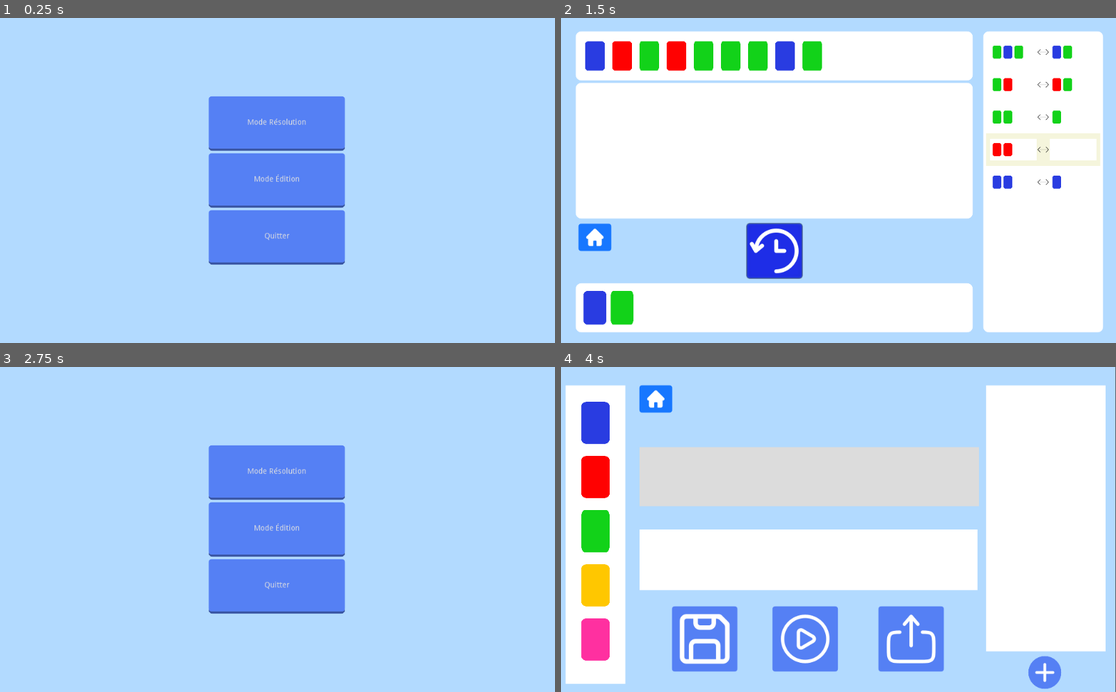
Above: before the commit, frames 1-4 (two rows, left to right).
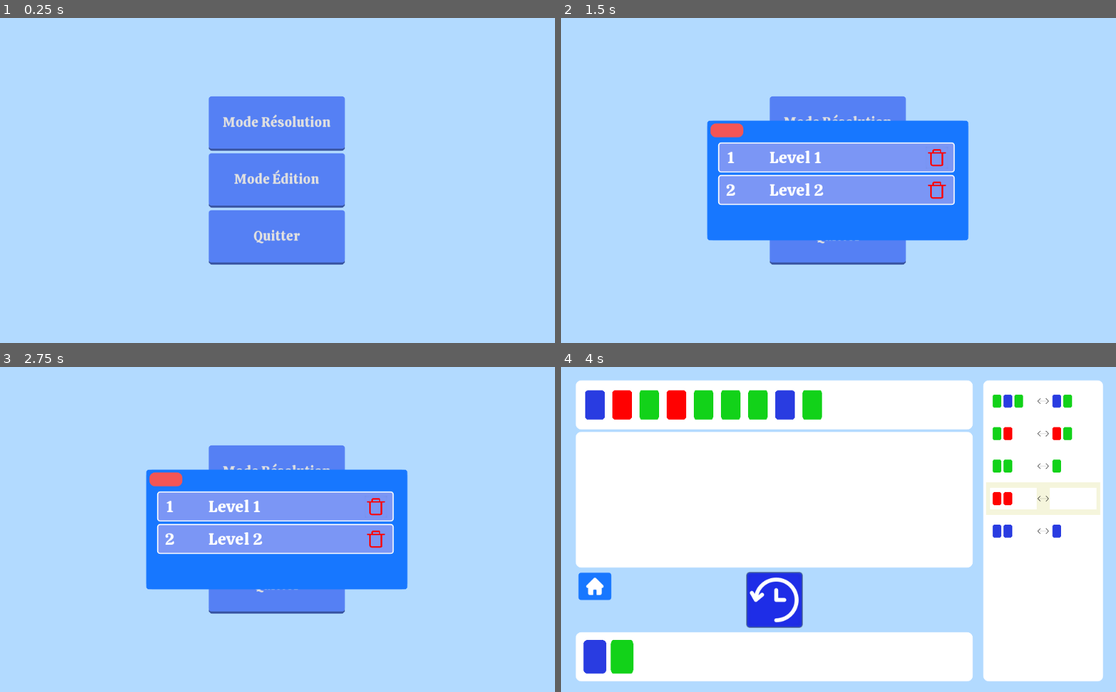
Above: after the commit, the same moments.

Repository: Pertatis/ProjetDomino
Game: Godot game, scene res://Scenes/Menus/MainMenu.tscn
Same seed, same stepped clock (60 frames per second), same inputs: the game is played once before the commit and once after it.
Inputs (mouse positions are in pixels of both pictures, inside the frame that each line leads up to):
- Up to frame 1 (0.25 s): no input
- Up to frame 2 (1.5 s): click "Mode Résolution" at 0.5 s; click (771, 252) at 1.27 s
- Up to frame 3 (2.75 s): click (33, 588) at 2.02 s
- Up to frame 4 (4 s): click "Mode Édition" at 2.75 s; click (771, 601) at 3.52 s

The runs differ from the first frame. In frame 1, 0.9% of the frame differs, in the area x 40-60%, y 29-70%; in frame 2, 77%, in the area x 2-98%, y 4-97%; in frame 3, 17%; in frame 4, 58%.

Commit message:
added  loading and saving

Diff:
--- a/Global.gd
+++ b/Global.gd
@@ -1,4 +1,7 @@
 extends Node
+
+const SAVE_DIR = "user://saves/"
+const SAVE_EXTENSION = ".save"
 
 var domino_blue:PackedScene = preload("res://Scenes/Domino/DominoPalette/DominoPaletteBleu.tscn")
 var domino_red:PackedScene = preload("res://Scenes/Domino/DominoPalette/DominoPaletteRouge.tscn")
@@ -15,9 +18,56 @@
 var level1:Dictionary
 var level2:Dictionary
 
+var save_nbr: int = 0
+# Liste pour stocker les noms de fichiers
+var save_files = []
+
 func _ready():
+
+	count_saves()
+	list_saves()
 	make_level1()
 	make_level2()
+
+func list_saves():
+	save_files = []
+
+	var dir = Directory.new()
+
+	if dir.open(SAVE_DIR) == OK:
+		dir.list_dir_begin()
+		var file_name = dir.get_next()
+
+		while file_name != "":
+			if dir.current_is_dir() == false and file_name.ends_with(SAVE_EXTENSION):
+				save_files.append(file_name.rsplit(".save")[0])
+
+			file_name = dir.get_next()
+		dir.list_dir_end()
+	else:
+		print("Failed to open save directory")
+
+	# Afficher les fichiers de sauvegarde
+#	for save_file in save_files:
+#		print(save_file)
+
+func load_game(file_name):
+	var file_path = SAVE_DIR + file_name + SAVE_EXTENSION
+	var file = File.new()
+	var err = file.open(file_path, File.READ)
+	if err == OK:
+		var save_data = file.get_var()
+		file.close()
+		print("Level loaded from slot", save_data)
+		# Tu peux ajouter du code ici pour utiliser les données de sauvegarde
+		return save_data
+	else:
+		print("Failed to load level:", err)
+		print("File path:", file_path)
+
+		for level in levels_created:
+			if level["Name"] == file_name:
+				return level
 
 func get_color(filename):
 	if "Bleu" in filename:
@@ -117,6 +167,9 @@
 	level1["Base"]=one.duplicate()
 	level1["Obj"]=two.duplicate()
 	level1["Reg"]=regles.duplicate()
+	level1["Name"] = "Level 1"
+
+	levels_created.append(level1.duplicate())
 
 	return level1
 
@@ -153,6 +206,8 @@
 	level2["Base"]=one.duplicate()
 	level2["Obj"]=two.duplicate()
 	level2["Reg"]=regles.duplicate()
+	level2["Name"] = "Level 2"
+	levels_created.append(level2.duplicate())
 
 	return level2
 
@@ -162,3 +217,17 @@
 		if item.strip_edges() != "":
 			new_arr.append(item)
 	return new_arr
+
+
+func count_saves():
+	var dir = Directory.new()
+	if dir.open(SAVE_DIR) == OK:
+		dir.list_dir_begin()
+		var file_name = dir.get_next()
+		while file_name != "":
+			if file_name.ends_with(SAVE_EXTENSION):
+				save_nbr += 1
+			file_name = dir.get_next()
+		dir.list_dir_end()
+	else:
+		print("Failed to open save directory")
--- a/Scenes/Edition.gd
+++ b/Scenes/Edition.gd
@@ -18,6 +18,10 @@
 const max_nb_domino_par_cote_regle = 4
 const distance_domino = 47
 
+const MAX_SAVES = 10
+const SAVE_DIR = "user://saves/"
+const SAVE_EXTENSION = ".save"
+
 # --------- Variables ---------
 var regle_select:int = -1
 var base:bool = false
@@ -27,14 +31,16 @@
 var base_dominos:Array
 var objectif_dominos:Array
 
+
 # --------- Select base ---------
 func _ready():
+	$LoadMenu.hide()
 	base = true
 	$"%PanelBase".color = Color.gainsboro
 	if not Global.current_level.empty():
 		# TEMPORAIRE NE DOIT PAS FAIRE CA
 		test = Global.current_level
-		_on_BCharger_pressed()
+		remplir_niveau()
 
 # --------- Signal handlers palette ---------
 func _on_DominoPaletteBleu_click_domino_bleu():
@@ -192,69 +198,15 @@
 # --------- Signal handler save level ---------
 # sauvegarde dans save, test, et rajoute au niveaux créés
 func _on_BSauvegarder_pressed():
-	test = {}
-	var temp:Array
-	var regles:Array = []
-	var save = {}
-	save["Base"] = base_dominos.duplicate()
-	save["Obj"] = objectif_dominos.duplicate()
-	for child in $"%PanelRegles".get_children():
-		if not (child is Position2D):
-			temp = []
-			temp.append(child.cote_gauche)
-			temp.append(child.cote_droit)
-			regles.append(temp)
-	save["Reg"] = regles.duplicate()
-	test = save.duplicate()
-	Global.levels_created.append(save)
+	$PopupDialog/TextEdit.text = ''
+	$PopupDialog.popup_centered()
 
 # charge un niveau depuis la variable test actuellement, doit charger depuis une save ou une
 func _on_BCharger_pressed():
-	if test != null:
-		var instance
-		supprimer_tout()
-		#Ajoute la base
-		for domino in test["Base"]:
-			instance = Global.get_domino(self,domino)
-			instance.position = $"%BasePoint".position + (Vector2.RIGHT * distance_domino * ($"%PanelBase".get_child_count() - 1))
-			$"%PanelBase".add_child(instance)
-			base_dominos.append(Global.get_color(instance.filename))
-
-		#Ajoute l'objectif
-		for domino in test["Obj"]:
-			instance = Global.get_domino(self,domino)
-			instance.position = $"%ObjectifPoint".position + (Vector2.RIGHT * distance_domino * ($"%PanelObjectif".get_child_count() - 1))
-			$"%PanelObjectif".add_child(instance)
-			objectif_dominos.append(Global.get_color(instance.filename))
-
-		#Ajoute les regles
-
-		# Chaque regle
-		for regle in test["Reg"]:
-			#Instancie la scène de la regle (signaux + position)
-			var instance_regle = regle_inst.instance()
-			instance_regle.position = $"%ReglePoint".position + (Vector2.DOWN * 60 * ($"%PanelRegles".get_child_count() - 1))
-			instance_regle.connect("regle_activer",self,"regle_activer_handle")
-			instance_regle.connect("regle_supprimer",self,"regle_supprimer_handle")
-			instance_regle.connect("regle_supp_domino",self,"regle_supp_domino_handle")
-			#recupère les enfants de la scene pour avoir coté droit et gauche
-			var sous_regle = instance_regle.get_children()[0].get_children()
-			#cote gauche
-			for domino in regle[0]:
-				instance = Global.get_domino(self,domino)
-				instance.position = sous_regle[1].get_children()[1].position + (Vector2.RIGHT * 10 * (sous_regle[1].get_child_count() - 2))
-				instance.scale = Vector2(0.15,0.15)
-				sous_regle[1].add_child(instance)
-				instance_regle.cote_gauche.append(Global.get_color(instance.filename))
-			#cote droit
-			for domino in regle[1]:
-				instance = Global.get_domino(self,domino)
-				instance.position = sous_regle[3].get_children()[1].position + (Vector2.RIGHT * 10 * (sous_regle[3].get_child_count() - 2))
-				instance.scale = Vector2(0.15,0.15)
-				sous_regle[3].add_child(instance)
-				instance_regle.cote_droit.append(Global.get_color(instance.filename))
-
-			$"%PanelRegles".add_child(instance_regle)
+
+	$LoadMenu.popup_centered()
+
+
 # --------- Signal handler delete domino ---------
 func supp_domino_handle(id, parent):
 	var child_to_remove = parent.get_child(id)
@@ -382,3 +334,118 @@
 	var error = get_tree().change_scene("res://Scenes/Menus/MainMenu.tscn")
 	if error != OK :
 			print("Failed to change scene", error)
+
+func save_game(save):
+	# Ensure the save directory exists
+	var dir = Directory.new()
+	if not dir.dir_exists(SAVE_DIR):
+		var err = dir.make_dir_recursive(SAVE_DIR)
+		if err != OK:
+			print("Failed to create save directory:", err)
+			return
+
+	if Global.save_nbr <= MAX_SAVES:
+		var file_path = SAVE_DIR + save["Name"] + SAVE_EXTENSION
+		var file = File.new()
+		var err = file.open(file_path, File.WRITE)
+		if err == OK:
+			file.store_var(save)
+			file.close()
+			print("Level saved to slot", save)
+		else:
+			print("Failed to save level:", err)
+			print("File path:", file_path)
+	else:
+		print("Maximum number of saves reached")
+
+
+
+func _on_Confirm_pressed():
+
+	$PopupDialog.hide()
+
+	test = {}
+	var temp:Array
+	var regles:Array = []
+	var save = {}
+	if base_dominos.empty() and objectif_dominos.empty():
+		return
+	save["Name"] = $PopupDialog/TextEdit.text
+	save["Base"] = base_dominos.duplicate()
+	save["Obj"] = objectif_dominos.duplicate()
+	for child in $"%PanelRegles".get_children():
+		if not (child is Position2D):
+			temp = []
+			temp.append(child.cote_gauche)
+			temp.append(child.cote_droit)
+			regles.append(temp)
+
+	save["Reg"] = regles.duplicate()
+	test = save.duplicate()
+
+	save_game(save)
+
+	print(save)
+
+#	Global.levels_created.append(save)
+	Global.list_saves()
+	$LoadMenu.draw_levels()
+
+func _on_Undo_pressed():
+	$PopupDialog.hide()
+
+
+func _on_LoadMenu_niveau_selectionne(nom):
+	$LoadMenu.draw_levels()
+	test = Global.load_game(nom)
+
+	if test != null:
+		remplir_niveau()
+		$LoadMenu.hide()
+func remplir_niveau():
+		var instance
+		supprimer_tout()
+		#Ajoute la base
+		for domino in test["Base"]:
+			instance = Global.get_domino(self,domino)
+			instance.position = $"%BasePoint".position + (Vector2.RIGHT * distance_domino * ($"%PanelBase".get_child_count() - 1))
+			$"%PanelBase".add_child(instance)
+			base_dominos.append(Global.get_color(instance.filename))
+
+		#Ajoute l'objectif
+		for domino in test["Obj"]:
+			instance = Global.get_domino(self,domino)
+			instance.position = $"%ObjectifPoint".position + (Vector2.RIGHT * distance_domino * ($"%PanelObjectif".get_child_count() - 1))
+			$"%PanelObjectif".add_child(instance)
+			objectif_dominos.append(Global.get_color(instance.filename))
+
+		#Ajoute les regles
+
+		# Chaque regle
+		for regle in test["Reg"]:
+			#Instancie la scène de la regle (signaux + position)
+			var instance_regle = regle_inst.instance()
+			instance_regle.position = $"%ReglePoint".position + (Vector2.DOWN * 60 * ($"%PanelRegles".get_child_count() - 1))
+			instance_regle.connect("regle_activer",self,"regle_activer_handle")
+			instance_regle.connect("regle_supprimer",self,"regle_supprimer_handle")
+			instance_regle.connect("regle_supp_domino",self,"regle_supp_domino_handle")
+			#recupère les enfants de la scene pour avoir coté droit et gauche
+			var sous_regle = instance_regle.get_children()[0].get_children()
+			#cote gauche
+			for domino in regle[0]:
+				if instance != null:
+					instance = Global.get_domino(self,domino)
+					instance.position = sous_regle[1].get_children()[1].position + (Vector2.RIGHT * 10 * (sous_regle[1].get_child_count() - 2))
+					instance.scale = Vector2(0.15,0.15)
+					sous_regle[1].add_child(instance)
+					instance_regle.cote_gauche.append(Global.get_color(instance.filename))
+			#cote droit
+			for domino in regle[1]:
+				instance = Global.get_domino(self,domino)
+				if instance != null:
+					instance.position = sous_regle[3].get_children()[1].position + (Vector2.RIGHT * 10 * (sous_regle[3].get_child_count() - 2))
+					instance.scale = Vector2(0.15,0.15)
+					sous_regle[3].add_child(instance)
+					instance_regle.cote_droit.append(Global.get_color(instance.filename))
+
+			$"%PanelRegles".add_child(instance_regle)
--- a/Scenes/Edition.tscn
+++ b/Scenes/Edition.tscn
@@ -11,6 +11,8 @@
 [ext_resource path="res://Graphics/Enregistrer.svg" type="Texture" id=9]
 [ext_resource path="res://Graphics/Televerser.svg" type="Texture" id=10]
 [ext_resource path="res://Graphics/Plus.svg" type="Texture" id=11]
+[ext_resource path="res://font.ttf" type="DynamicFontData" id=12]
+[ext_resource path="res://Scenes/LoadMenu.tscn" type="PackedScene" id=13]
 
 [sub_resource type="StyleBoxFlat" id=7]
 bg_color = Color( 0.117647, 0.176471, 0.905882, 1 )
@@ -67,6 +69,36 @@
 corner_radius_bottom_right = 5
 corner_radius_bottom_left = 5
 
+[sub_resource type="StyleBoxFlat" id=9]
+bg_color = Color( 0.0901961, 0.466667, 1, 1 )
+corner_radius_top_left = 10
+corner_radius_top_right = 10
+corner_radius_bottom_right = 10
+corner_radius_bottom_left = 10
+
+[sub_resource type="DynamicFontData" id=14]
+font_path = "res://font.ttf"
+
+[sub_resource type="DynamicFont" id=11]
+font_data = SubResource( 14 )
+
+[sub_resource type="StyleBoxFlat" id=10]
+bg_color = Color( 1, 1, 1, 1 )
+corner_radius_top_left = 5
+corner_radius_top_right = 5
+corner_radius_bottom_right = 5
+corner_radius_bottom_left = 5
+
+[sub_resource type="DynamicFont" id=12]
+size = 30
+use_filter = true
+font_data = ExtResource( 12 )
+
+[sub_resource type="DynamicFont" id=13]
+size = 30
+use_filter = true
+font_data = ExtResource( 12 )
+
 [node name="Fond" type="Node2D"]
 script = ExtResource( 7 )
 __meta__ = {
@@ -90,10 +122,10 @@
 
 [node name="PanelObjectif" type="ColorRect" parent="PanelFond"]
 unique_name_in_owner = true
-margin_left = 50.0
+margin_left = 47.0
 margin_top = 185.0
 margin_right = 672.0
-margin_bottom = 297.0
+margin_bottom = 294.0
 rect_pivot_offset = Vector2( 172, 41 )
 mouse_filter = 1
 
@@ -103,10 +135,10 @@
 
 [node name="PanelRegles" type="ColorRect" parent="PanelFond"]
 unique_name_in_owner = true
-margin_left = 688.0
-margin_top = -81.0
-margin_right = 908.0
-margin_bottom = 410.0
+margin_left = 675.0
+margin_top = -73.0
+margin_right = 895.0
+margin_bottom = 418.0
 mouse_filter = 1
 
 [node name="ReglePoint" type="Position2D" parent="PanelFond/PanelRegles"]
@@ -142,9 +174,9 @@
 
 [node name="PanelBase" type="ColorRect" parent="PanelFond"]
 unique_name_in_owner = true
-margin_left = 50.0
+margin_left = 47.0
 margin_top = 33.0
-margin_right = 675.0
+margin_right = 672.0
 margin_bottom = 142.0
 rect_pivot_offset = Vector2( 172, 41 )
 mouse_filter = 1
@@ -213,6 +245,60 @@
 custom_styles/normal = SubResource( 8 )
 icon = ExtResource( 6 )
 icon_align = 1
+
+[node name="LoadMenu" parent="." instance=ExtResource( 13 )]
+margin_left = 223.104
+margin_top = 162.0
+margin_right = 232.064
+margin_bottom = 162.0
+
+[node name="PopupDialog" type="PopupDialog" parent="."]
+margin_left = 228.0
+margin_top = 162.0
+margin_right = 708.0
+margin_bottom = 382.0
+custom_styles/panel = SubResource( 9 )
+popup_exclusive = true
+
+[node name="TextEdit" type="TextEdit" parent="PopupDialog"]
+anchor_left = 0.5
+anchor_right = 0.5
+margin_left = -154.5
+margin_top = 77.0
+margin_right = 154.5
+margin_bottom = 129.0
+custom_colors/font_color = Color( 0, 0, 0, 1 )
+custom_colors/font_color_readonly = Color( 0, 0, 0, 1 )
+custom_fonts/font = SubResource( 11 )
+custom_styles/normal = SubResource( 10 )
+
+[node name="Label" type="Label" parent="PopupDialog"]
+anchor_left = 0.5
+anchor_right = 0.5
+margin_left = -161.5
+margin_top = 38.0
+margin_right = 161.5
+margin_bottom = 77.0
+custom_fonts/font = SubResource( 12 )
+text = "Nommez votre niveau:"
+
+[node name="Confirm" type="ToolButton" parent="PopupDialog"]
+margin_left = 249.0
+margin_top = 143.0
+margin_right = 406.0
+margin_bottom = 216.0
+custom_colors/font_color = Color( 0.00784314, 1, 0, 1 )
+custom_fonts/font = SubResource( 13 )
+text = "Confirmer"
+
+[node name="Undo" type="ToolButton" parent="PopupDialog"]
+margin_left = 88.0
+margin_top = 143.0
+margin_right = 219.0
+margin_bottom = 216.0
+custom_colors/font_color = Color( 1, 0, 0, 1 )
+custom_fonts/font = SubResource( 13 )
+text = "Annuler"
 
 [connection signal="base_activer" from="." to="." method="_on_Fond_base_activer"]
 [connection signal="gui_input" from="PanelFond/PanelObjectif" to="." method="_on_PanelObjectif_gui_input"]
@@ -228,3 +314,6 @@
 [connection signal="pressed" from="BCharger" to="." method="_on_BCharger_pressed"]
 [connection signal="pressed" from="BJouer" to="." method="_on_BJouer_pressed"]
 [connection signal="pressed" from="Menu" to="." method="_on_Menu_pressed"]
+[connection signal="niveau_selectionne" from="LoadMenu" to="." method="_on_LoadMenu_niveau_selectionne"]
+[connection signal="pressed" from="PopupDialog/Confirm" to="." method="_on_Confirm_pressed"]
+[connection signal="pressed" from="PopupDialog/Undo" to="." method="_on_Undo_pressed"]
--- a/Scenes/Menus/MainMenu.gd
+++ b/Scenes/Menus/MainMenu.gd
@@ -2,14 +2,13 @@
 
 
 func _ready():
-	pass
+	Global.current_level = {}
 
 
 
 func _on_Resolution_pressed():
-	var error = get_tree().change_scene("res://Scenes/Resolution.tscn")
-	if error != OK :
-			print("Failed to change scene", error)
+
+	$LoadMenu.popup_centered()
 
 
 func _on_Edition_pressed():
@@ -20,3 +19,14 @@
 
 func _on_Quitter_pressed():
 	get_tree().quit()
+
+
+func _on_LoadMenu_niveau_selectionne(nom):
+	Global.current_level = Global.load_game(nom)
+
+	$LoadMenu.hide()
+
+	var error = get_tree().change_scene("res://Scenes/Resolution.tscn")
+	print(OS.get_user_data_dir())
+	if error != OK :
+			print("Failed to change scene", error)
--- a/Scenes/Menus/MainMenu.tscn
+++ b/Scenes/Menus/MainMenu.tscn
@@ -1,6 +1,12 @@
-[gd_scene load_steps=11 format=2]
+[gd_scene load_steps=14 format=2]
 
 [ext_resource path="res://Scenes/Menus/MainMenu.gd" type="Script" id=1]
+[ext_resource path="res://font.ttf" type="DynamicFontData" id=2]
+[ext_resource path="res://Scenes/LoadMenu.tscn" type="PackedScene" id=3]
+
+[sub_resource type="DynamicFont" id=10]
+size = 25
+font_data = ExtResource( 2 )
 
 [sub_resource type="StyleBoxFlat" id=1]
 bg_color = Color( 0.117647, 0.176471, 0.905882, 1 )
@@ -105,6 +111,7 @@
 margin_right = 637.0
 margin_bottom = 245.0
 mouse_default_cursor_shape = 2
+custom_fonts/font = SubResource( 10 )
 custom_styles/hover = SubResource( 1 )
 custom_styles/pressed = SubResource( 2 )
 custom_styles/normal = SubResource( 3 )
@@ -117,6 +124,7 @@
 margin_right = 637.0
 margin_bottom = 350.0
 mouse_default_cursor_shape = 2
+custom_fonts/font = SubResource( 10 )
 custom_styles/hover = SubResource( 7 )
 custom_styles/pressed = SubResource( 8 )
 custom_styles/normal = SubResource( 9 )
@@ -128,11 +136,15 @@
 margin_right = 637.0
 margin_bottom = 455.0
 mouse_default_cursor_shape = 2
+custom_fonts/font = SubResource( 10 )
 custom_styles/hover = SubResource( 4 )
 custom_styles/pressed = SubResource( 5 )
 custom_styles/normal = SubResource( 6 )
 text = "Quitter"
 
+[node name="LoadMenu" parent="." instance=ExtResource( 3 )]
+
 [connection signal="pressed" from="ColorRect/Resolution" to="." method="_on_Resolution_pressed"]
 [connection signal="pressed" from="ColorRect/Edition" to="." method="_on_Edition_pressed"]
 [connection signal="pressed" from="ColorRect/Quitter" to="." method="_on_Quitter_pressed"]
+[connection signal="niveau_selectionne" from="LoadMenu" to="." method="_on_LoadMenu_niveau_selectionne"]
--- a/Scenes/Resolution.gd
+++ b/Scenes/Resolution.gd
@@ -21,7 +21,7 @@
 var selected_dominos_type:Array
 
 func _ready():
-	test = Global.level2
+	test = Global.current_level
 	creer_niveau()
 
 func creer_niveau():
--- a/Scenes/Test.gd
+++ b/Scenes/Test.gd
@@ -22,18 +22,16 @@
 
 func _ready():
 	test = Global.current_level
-	print(Global.current_level)
 	creer_niveau()
 
 func creer_niveau():
+	print(test)
 	base = test["Base"].duplicate()
 	objectif = test["Obj"].duplicate()
 	regles = test["Reg"].duplicate()
 	var instance
 	supprimer_tout()
 	historique.clear()
-	selected_dominos.clear()
-	selected_dominos_type.clear()
 	compteur_historique = 0
 	#Ajoute la base
 	for domino in test["Base"]:
@@ -166,7 +164,7 @@
 	var before_removing_base = base.duplicate()
 	if regle.selected:
 		if (regle_actuelle[0] != [''] or regle_actuelle[1] != ['']) and \
-		 (selected_dominos_type == regle_actuelle[0] or selected_dominos_type == regle_actuelle[1]) :
+		 (selected_dominos_type == regle_actuelle[0] or selected_dominos_type == regle_actuelle[1]):
 
 			#Verifie si le nombre de dominos maximum n'est pas dépassé
 			if not si_nombre_domino_max(regle_actuelle):
@@ -338,6 +336,7 @@
 		$"%HistoriqueFond".add_child(instance_hist)
 
 		$"%HistoriqueFond".rect_min_size += Vector2(0, 60)
+
 	compteur_historique -= 1
 	print(historique)
 
@@ -351,7 +350,6 @@
 #		print(instance_rond.position)
 		position2d.get_parent().add_child(instance_rond)
 
-
 func _on_Editer_pressed():
 	var error = get_tree().change_scene("res://Scenes/Edition.tscn")
 	if error != OK :
Not shown: 1 places in Scenes/Edition.tscn that only renumber resources
